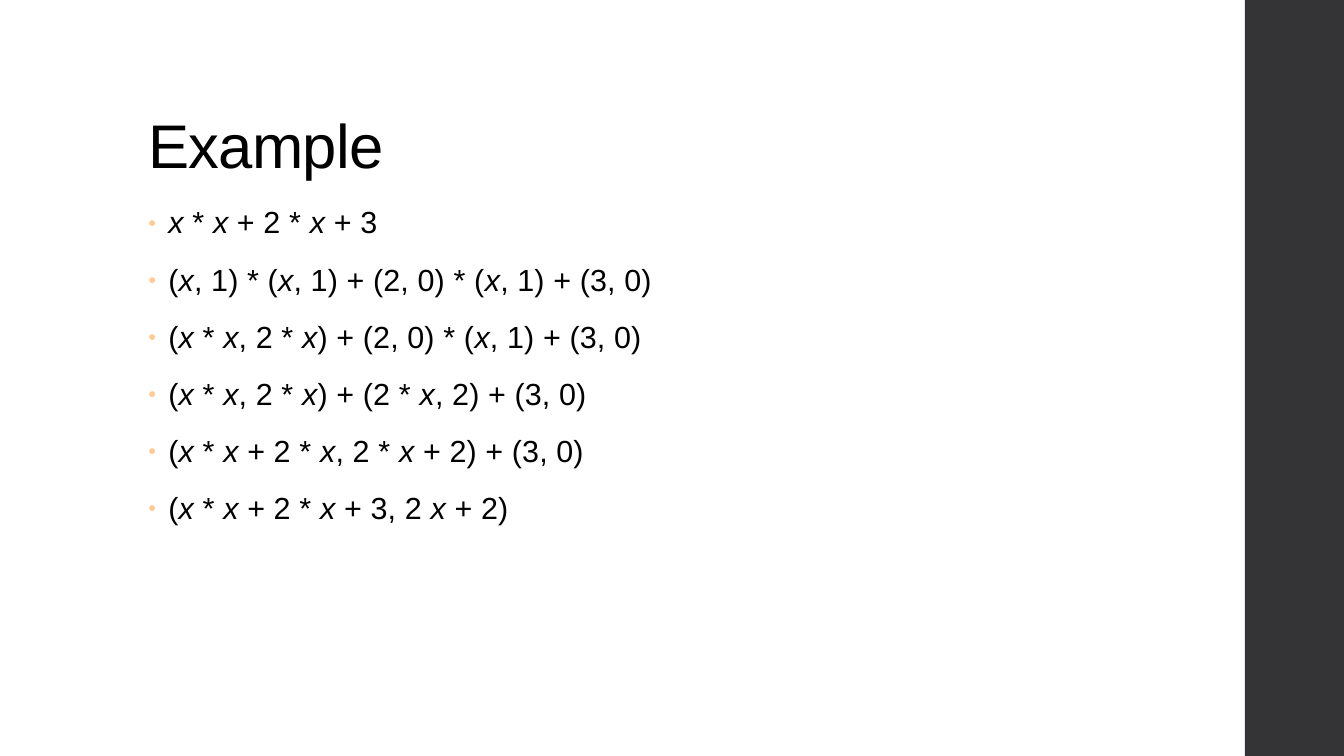
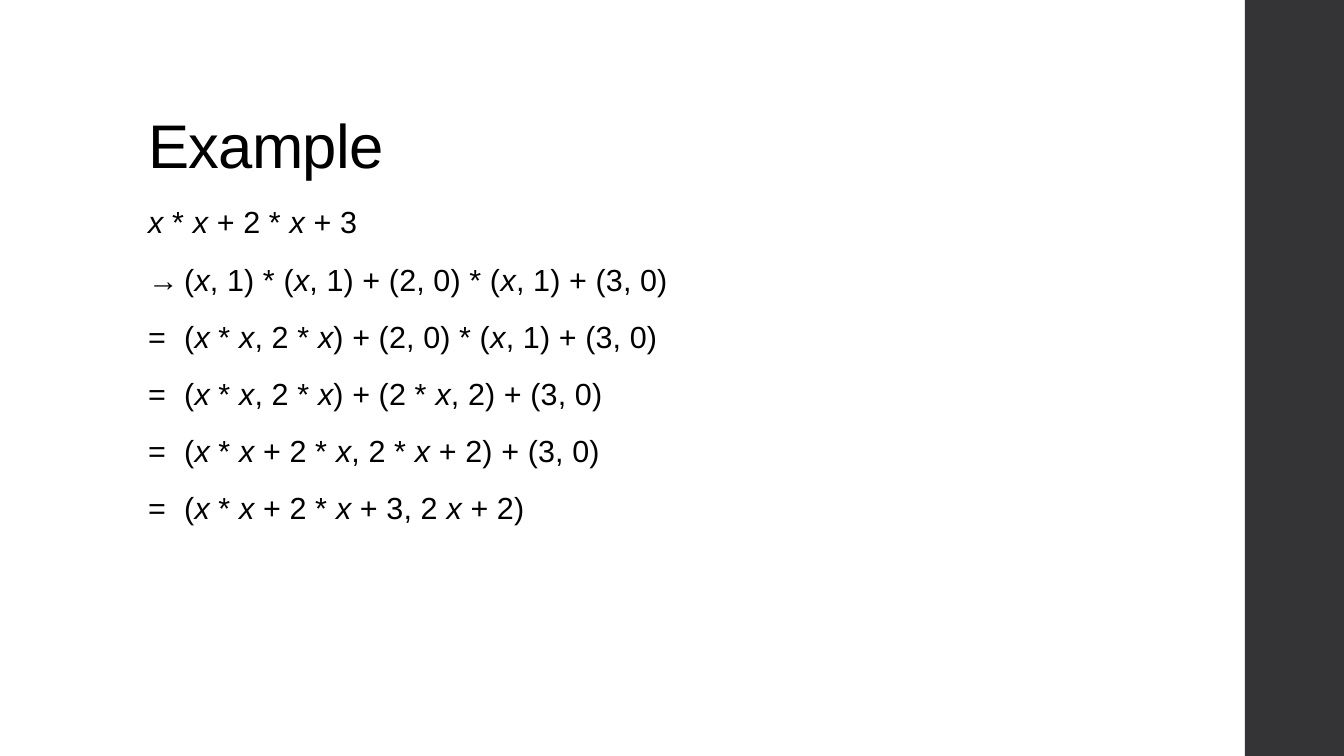
Before and after one commit to ThoughtWorksInc/DeepDarkFantasy, a slide deck: slide 13 of Talk.pptx. Drawn at 1344x756 pixels with LibreOffice and Linux fonts; fonts in the diff are those of the drawing. Boxes give left, top, right and bottom in pixels: in the first picture for what was removed or moved away, otherwise in the second. Text is boxed around its words. In the diff, an @@ line names an element or a change of style, - is before the commit and + after.

```diff
--- a/Talk.pptx
+++ b/Talk.pptx
@@ text at (148, 211, 357, 234): bullet ● to none @@
@@ text at (184, 269, 667, 525): text changed @@
-● (x, 1) * (x, 1) + (2, 0) * (x, 1) + (3, 0)
-● (x * x, 2 * x) + (2, 0) * (x, 1) + (3, 0)
-● (x * x, 2 * x) + (2 * x, 2) + (3, 0)
-● (x * x + 2 * x, 2 * x + 2) + (3, 0)
-● (x * x + 2 * x + 3, 2 x + 2)
+→ (x, 1) * (x, 1) + (2, 0) * (x, 1) + (3, 0)
+= (x * x, 2 * x) + (2, 0) * (x, 1) + (3, 0)
+= (x * x, 2 * x) + (2 * x, 2) + (3, 0)
+= (x * x + 2 * x, 2 * x + 2) + (3, 0)
+= (x * x + 2 * x + 3, 2 x + 2)
```
Also in this commit, not shown: 38 other slides changed.
